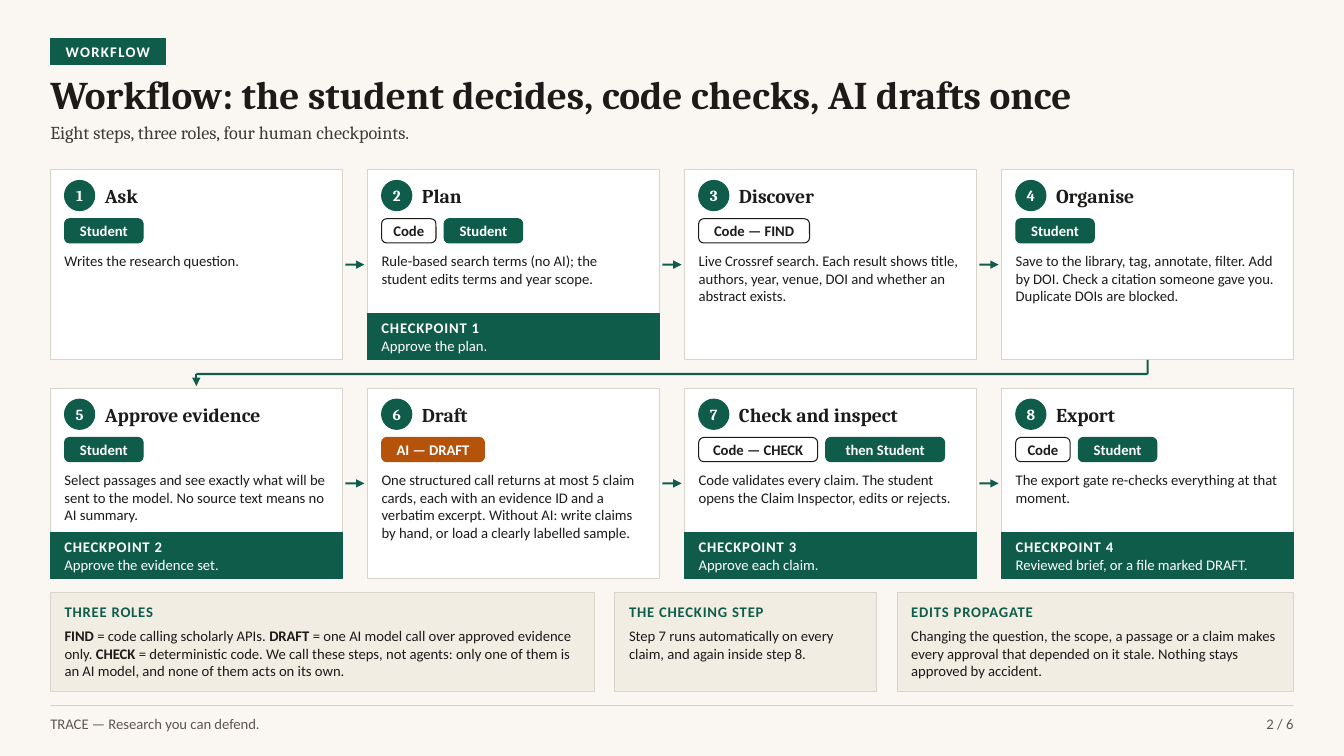
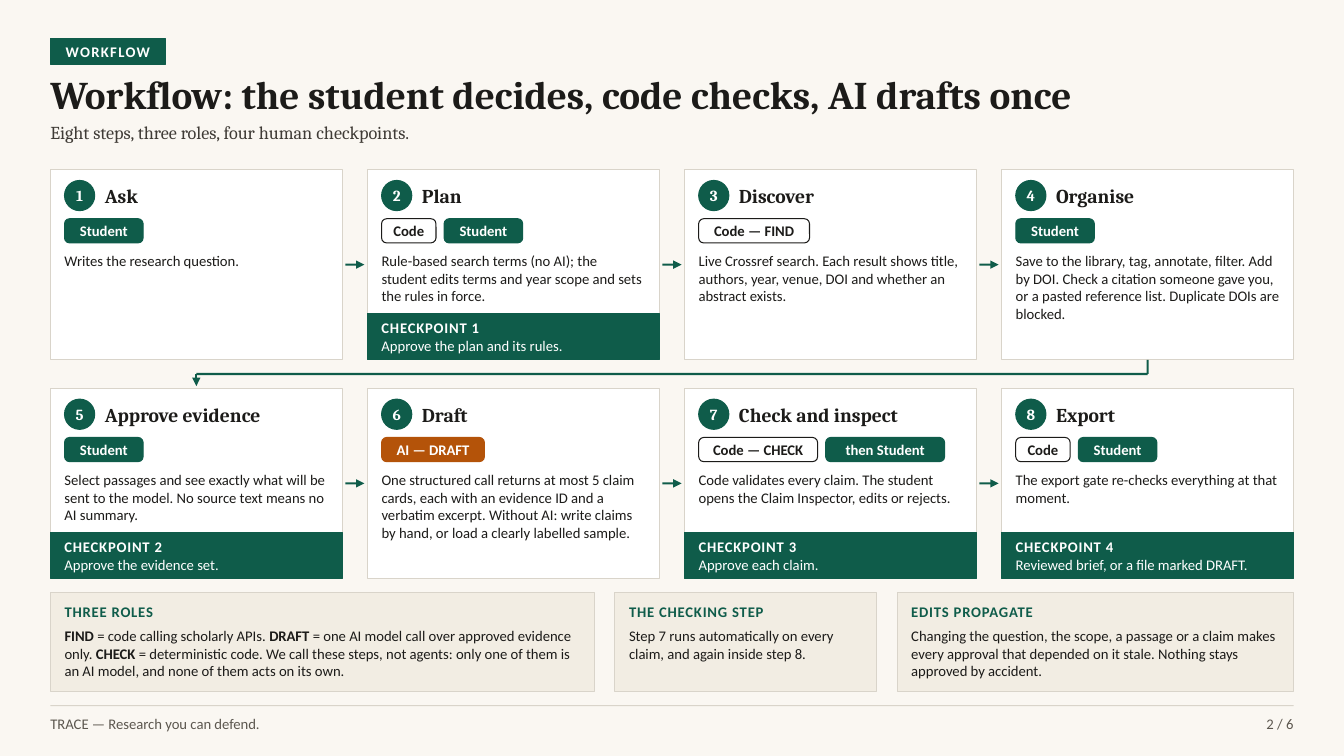
Before and after one commit to mercydeez/trace-hackathon, a slide deck: slide 2 of submissions/phase-1-deck.pptx. Drawn at 1344x756 pixels with LibreOffice and Linux fonts; fonts in the diff are those of the drawing. Boxes give left, top, right and bottom in pixels: in the first picture for what was removed or moved away, otherwise in the second. Text is boxed around its words. In the diff, an @@ line names an element or a change of style, - is before the commit and + after.

```diff
--- a/submissions/phase-1-deck.pptx
+++ b/submissions/phase-1-deck.pptx
@@ text at bbox=[382, 255, 642, 301]: text changed @@
-Rule-based search terms (no AI); the student edits terms and year scope.
+Rule-based search terms (no AI); the student edits terms and year scope and sets the rules in force.
@@ text at bbox=[1016, 255, 1279, 319]: text changed @@
-Save to the library, tag, annotate, filter. Add by DOI. Check a citation someone gave you. Duplicate DOIs are blocked.
+Save to the library, tag, annotate, filter. Add by DOI. Check a citation someone gave you, or a pasted reference list. Duplicate DOIs are blocked.
@@ text in rectangle at bbox=[381, 340, 563, 354]: text changed @@
-Approve the plan.
+Approve the plan and its rules.
```
Also in this commit, not shown: 4 other slides changed, 2 other files.
